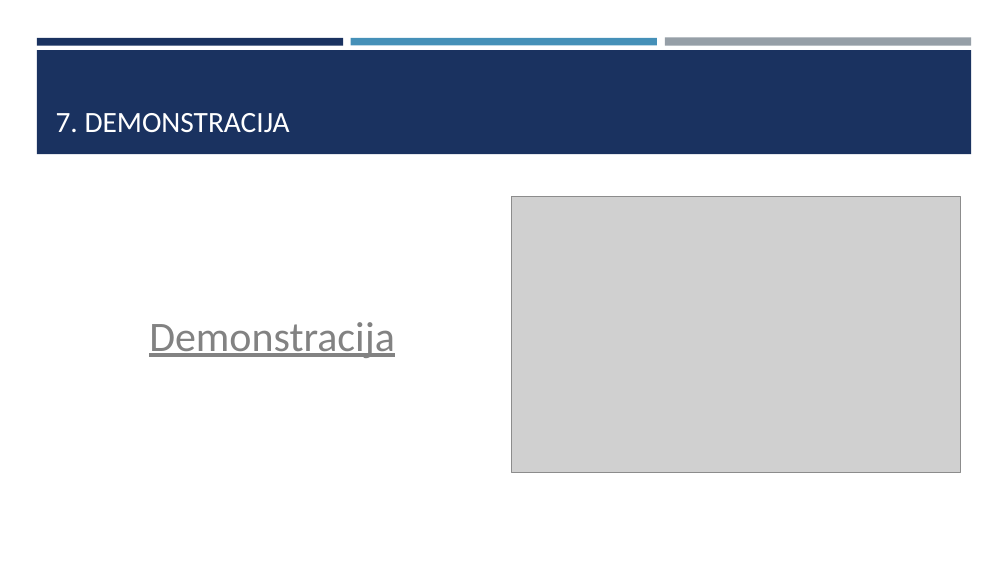
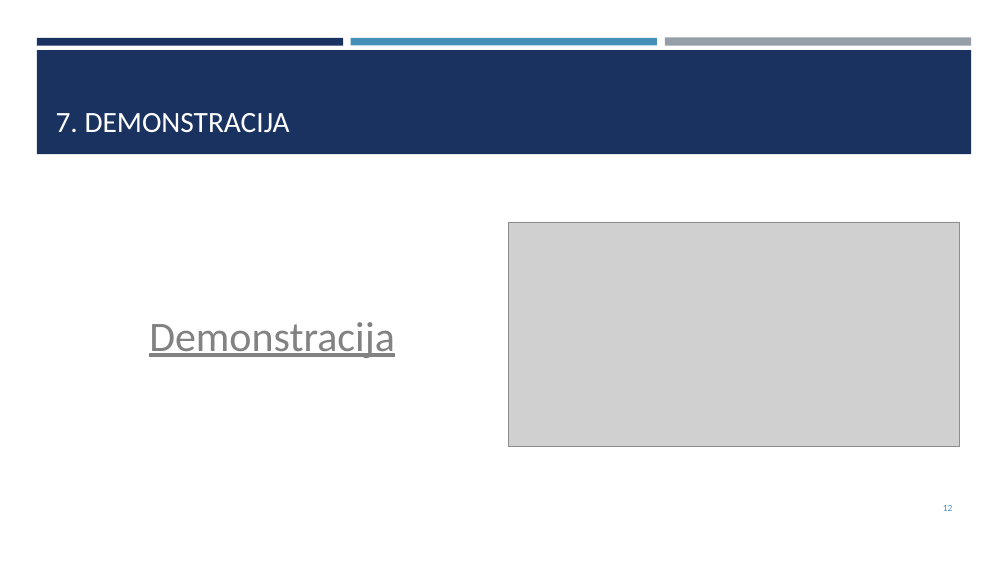
Before and after one commit to BananaBlade/BananaBlade, a slide deck: slide 12 of Prezentacija/Prezentacija.pptx (slide 11 before the commit). Drawn at 1008x567 pixels with LibreOffice and Linux fonts; fonts in the diff are those of the drawing; grey boxes stand for pictures. Boxes give left, top, right and bottom in pixels: in the first picture for what was removed or moved away, otherwise in the second. Text is boxed around its words. In the diff, an @@ line names an element or a change of style, - is before the commit and + after.

```diff
--- a/Prezentacija/Prezentacija.pptx
+++ b/Prezentacija/Prezentacija.pptx
@@ picture: place and size @@
-picture at (512, 197, 960, 472)
+picture at (509, 222, 960, 447)
@@ page number added at (943, 505, 953, 511), 9 pt, text #4590B8 @@
+12
```
Also in this commit, not shown: 12 other slides changed, 1 slide added, 2 other files.
